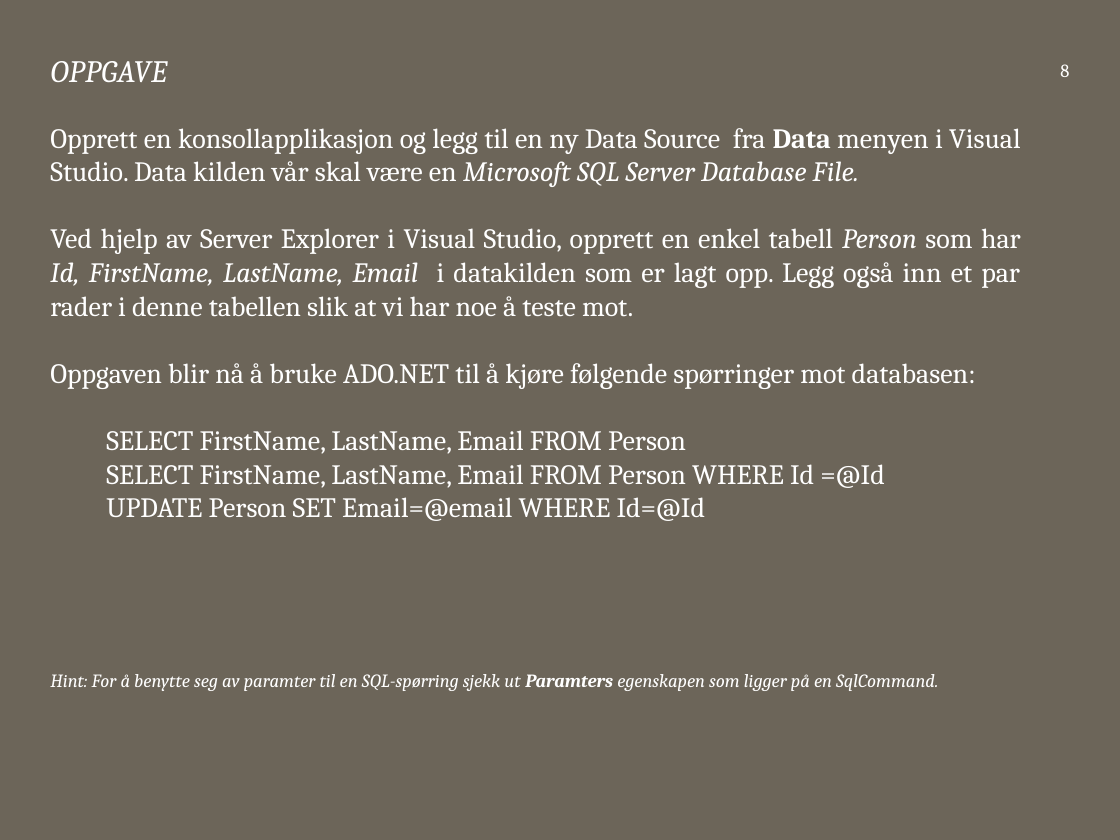
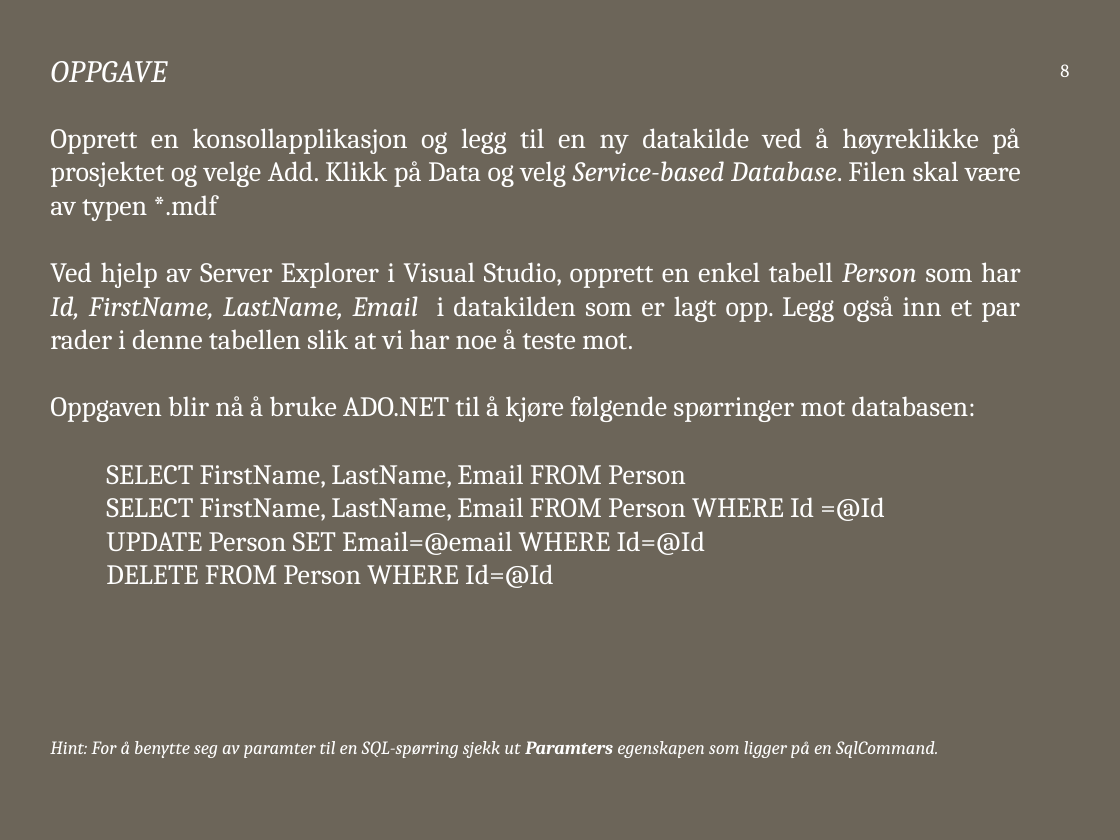
Before and after one commit to bekk/dotnetkurs, a slide deck: slide 8 of persistingData/persistingData.pptx. Drawn at 1120x840 pixels with LibreOffice and Linux fonts; fonts in the diff are those of the drawing. Boxes give left, top, right and bottom in pixels: in the first picture for what was removed or moved away, otherwise in the second. Text is boxed around its words. In the diff, an @@ line names an element or a change of style, - is before the commit and + after.

Commit message:
Updated slides for persistingData

```diff
--- a/persistingData/persistingData.pptx
+++ b/persistingData/persistingData.pptx
@@ text at (50,128,1020,221): text changed @@
-Opprett en konsollapplikasjon og legg til en ny Data Source fra Data menyen i Visual Studio. Data kilden vår skal være en Microsoft SQL Server Database File.
+Opprett en konsollapplikasjon og legg til en ny datakilde ved å høyreklikke på prosjektet og velge Add. Klikk på Data og velg Service-based Database. Filen skal være av typen *.mdf
@@ text at (106,564,554,588): paragraph added @@
+DELETE FROM Person WHERE Id=@Id
```
Also in this commit, not shown: 14 other slides changed, 5 slides added.
